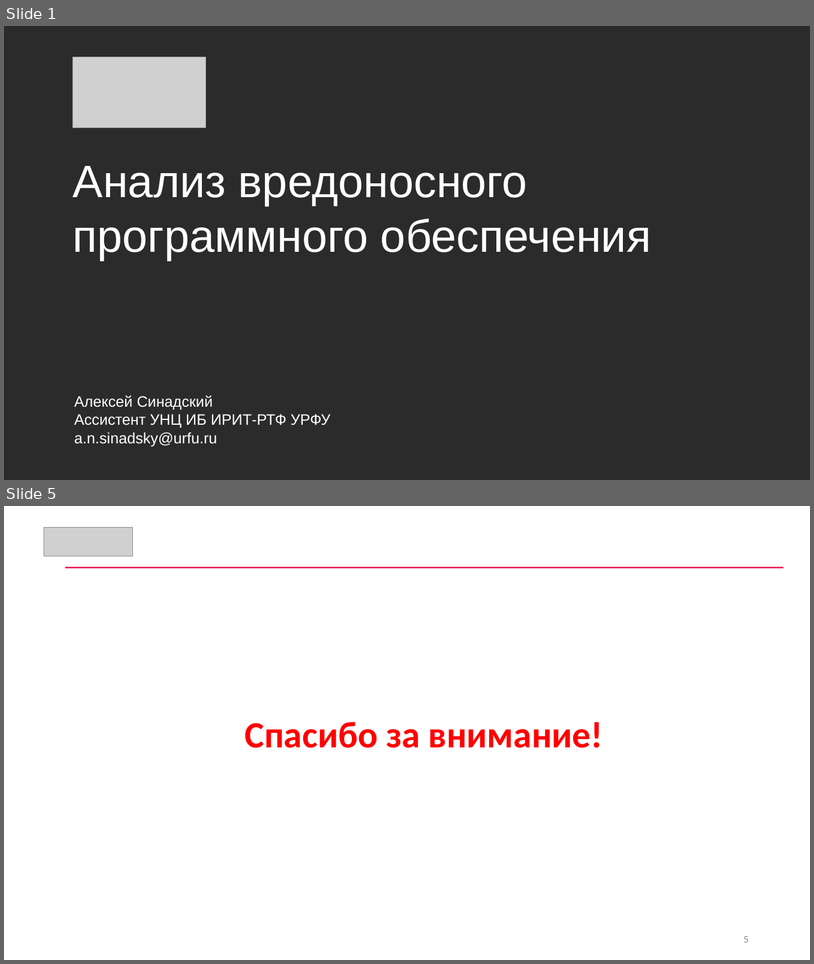
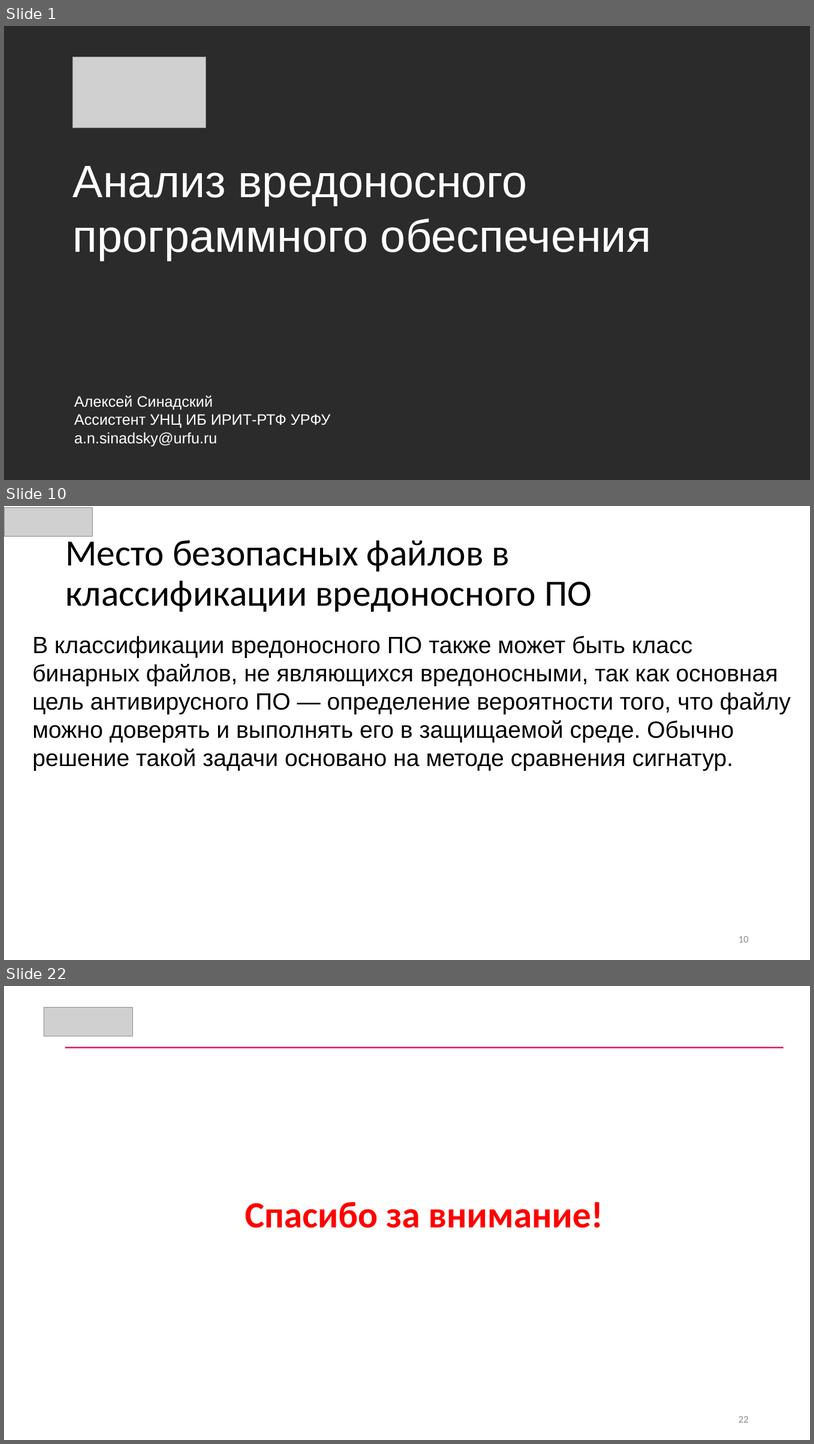
Before and after one commit to CyberLympha/AI-for-IS-Course, a slide deck: Лекции/Анализ вредоносного программного обеспечения.pptx. Shown one above the other, each under a label of ours: slides 1 and 5 before the commit, slides 1, 10 and 22 after it; the slides between them are not shown. The pictures are 814x964 and 814x1444 pixels, drawn with LibreOffice and Linux fonts; fonts in the diff are those of the drawing; grey boxes stand for pictures; background and template pictures are left out; a plain dark background stands for a picture behind light text. Boxes give left, top, right and bottom in pixels: in the first picture for what was removed or moved away, otherwise in the second. Text is boxed around its words. In the diff, an @@ line names an element or a change of style, - is before the commit and + after.

Commit message:
Нализ вредоносного ПО, Лекция

```diff
--- a/Лекции/Анализ вредоносного программного обеспечения.pptx
+++ b/Лекции/Анализ вредоносного программного обеспечения.pptx
@@ slide 10 added at (4,506,810,960), background #FFFFFF @@
@@ picture added at (4,508,93,536) @@
@@ title added at (65,535,592,612), 44 pt, text #000000 @@
+Место безопасных файлов в классификации вредоносного ПО
@@ text added at (32,636,791,771), 28 pt, text #000000 @@
+В классификации вредоносного ПО также может быть класс бинарных файлов, не являющихся вредоносными, так как основная цель антивирусного ПО — определение вероятности того, что файлу можно доверять и выполнять его в защищаемой среде. Обычно решение такой задачи основано на методе сравнения сигнатур.
@@ page number added at (739,936,749,942), 12 pt, text #8B8B8B @@
+10
@@ what was slide 5 is now slide 22 @@
@@ page number at (739,1416,749,1422): text changed @@
-5
+22
```
Also in this commit, not shown: 2 slides changed, 17 other slides added, 1 slide removed, 1 other file.
